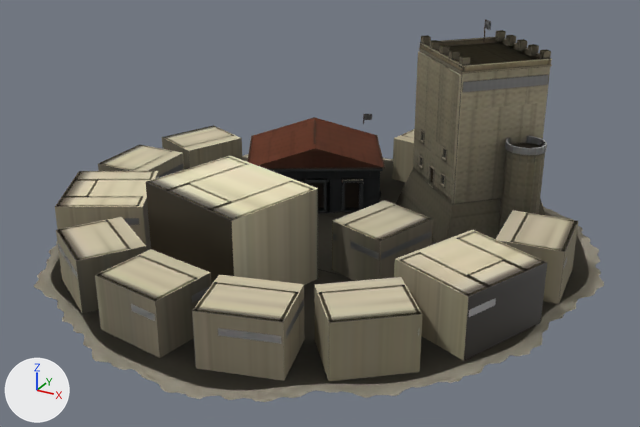
One commit to the glTF model src/assets/map/towns/kingdoms-town-medium-a-israelite.glb: the scene before it, then after it.
One viewpoint serves both versions: a 50 mm camera at (4.2, -7.56, 4.13) aimed at (0.19, -0.29, 0.49). Every picture has the same lights, and +X, +Y and +Z are marked at lower left. The picture after the commit comes second. Where no turn or scale is listed for an object, it has been applied to the vertices. Vertices at exactly the same position are counted once.
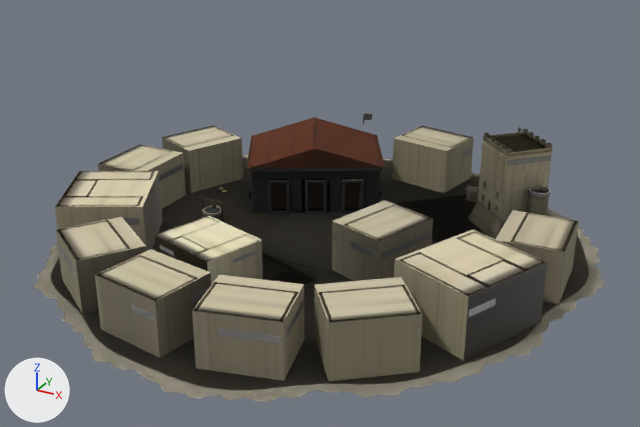
Pixel boxes (x1, y1, x2, y2) of what changed, in the pictures (640 x 427 px; the box of a moved part takes in the faces that stretch with it):
'Mesh_2', reshaped (18% shorter)
    before: (55, 69, 578, 381)
    after: (55, 125, 578, 381)
'Mesh_0', reshaped (25% shorter)
    before: (34, 19, 604, 402)
    after: (34, 114, 604, 402)
'Mesh_1', reshaped
    before: (258, 60, 576, 309)
    after: (249, 144, 575, 315)
part 1 of me_mesh_0, moved or reshaped (not visible afterwards)
    before: (463, 75, 549, 92)
part 2 of me_mesh_0, moved or reshaped
    before: (419, 42, 552, 74)
    after: (483, 135, 553, 157)
part 3 of me_mesh_0, moved or reshaped
    before: (420, 38, 551, 72)
    after: (483, 133, 552, 156)
part 4 of me_mesh_0, moved or reshaped
    before: (421, 43, 465, 67)
    after: (485, 137, 508, 153)
part 5 of me_mesh_0, moved or reshaped
    before: (462, 58, 551, 67)
    after: (508, 148, 551, 153)
part 6 of me_mesh_0, deleted
    before: (148, 19, 551, 220)
part 7 of me_mesh_0, reshaped
    after: (157, 216, 260, 263)
part 8 of me_mesh_0, cut back
    before: (396, 50, 550, 243)
    after: (464, 127, 552, 239)
part 9 of me_mesh_1, moved or reshaped
    before: (529, 67, 550, 102)
    after: (541, 152, 552, 169)
part 10 of me_mesh_1, moved or reshaped
    before: (511, 144, 540, 148)
    after: (533, 190, 547, 193)
part 11 of me_mesh_2, moved or reshaped
    before: (525, 69, 546, 104)
    after: (539, 154, 549, 187)
part 12 of me_mesh_2, moved or reshaped
    before: (146, 155, 318, 285)
    after: (155, 216, 263, 285)
part 13 of me_mesh_2, moved or reshaped (not visible before)
    after: (492, 191, 545, 234)

The edits, one by one:
me_mesh_0 is used by ob_mesh_0; location (-3.065, 2.879, 0.0).
me_mesh_0 had 12318 vertices, 19777 faces and spanned x 0.0..6.05, y -5.93..0.0, z 0.0..2.29.
me_mesh_0 now has 12304 vertices, 19777 faces and spans x 0.0..6.05, y -5.93..0.0, z 0.0..1.2.
me_mesh_0 part 1: the loose piece of 8 vertices spanning x 4.38..5.04, y -2.28..-1.6, z 1.7..1.8 is scaled about its middle by (0.00655, 0.00659, 0.658), then moved by (0.01, 0.06, -1.24), in mat_town.
me_mesh_0 part 2: the loose piece of 38 vertices spanning x 3.59..5.06, y -2.3..-0.84, z 1.89..1.9 is scaled about its middle by (0.524, 0.524, 0.535), then moved by (0.45, 0.0, -0.9).
me_mesh_0 part 3: the loose piece of 60 vertices spanning x 3.6..5.05, y -2.29..-0.85, z 1.9..1.96 is scaled about its middle by 0.524, then moved by (0.45, 0.0, -0.92).
me_mesh_0 part 4: the loose piece of 12 vertices spanning x 3.6..4.39, y -2.3..-1.53, z 1.95..1.96 is scaled about its middle by (0.524, 0.524, 0.519), then moved by (0.61, 0.16, -0.93).
me_mesh_0 part 5: the loose piece of 8 vertices spanning x 4.36..5.06, y -2.3..-1.57, z 1.95..1.96 is scaled about its middle by (0.524, 0.524, 0.519), then moved by (0.27, 0.17, -0.93).
me_mesh_0 part 6: 81 loose pieces with 1434 vertices, spanning x 1.98..5.18, y -4.66..-0.84, z 0.0..2.29, are deleted.
me_mesh_0 part 7: 314 vertices removed from x 1.98..3.5, y -4.66..-3.32, z 0.0..0.89; 1284 vertices added at x 2.28..3.2, y -4.8..-3.97, z 0.0..0.6.
me_mesh_0 part 8: 8 vertices moved within x 3.06..5.08, y -2.34..-0.74, z 0.0..0.47; 320 vertices removed from x 3.06..5.28, y -2.52..-0.62, z 0.0..1.89; 758 vertices added at x 4.11..5.28, y -2.07..-1.07, z 0.0..1.2.
Other edits to the shape of me_mesh_0 do not show in these pictures.
me_mesh_1 is used by ob_mesh_1; location (-3.065, 2.879, 0.0).
me_mesh_1 had 5898 vertices, 5005 faces and spanned x 0.0..6.05, y -5.93..0.0, z 0.0..2.29.
me_mesh_1 now has 5888 vertices, 5005 faces and spans x 0.0..6.05, y -5.93..0.0, z 0.0..1.2.
me_mesh_1 part 9: the loose piece of 15 vertices spanning x 4.38..5.05, y -2.29..-1.6, z 0.5..1.88 is scaled about its middle by 0.524, then moved by (0.27, 0.18, -0.57).
me_mesh_1 part 10: the loose piece of 67 vertices spanning x 4.77..5.17, y -2.11..-1.71, z 0.0..1.09 is scaled about its middle by 0.524, then moved by (0.15, 0.16, -0.26).
Other edits to the shape of me_mesh_1 do not show in these pictures.
me_mesh_2 is used by ob_mesh_2; location (-3.065, 2.879, 0.0).
me_mesh_2 had 603 vertices, 625 faces and spanned x 0.0..6.05, y -5.93..0.0, z 0.0..1.9.
me_mesh_2 now has 603 vertices, 625 faces and spans x 0.0..6.05, y -5.93..0.0, z 0.0..1.0.
me_mesh_2 part 11: the loose piece of 10 vertices spanning x 4.71..5.05, y -1.95..-1.6, z 0.5..1.88 is scaled about its middle by 0.524, then moved by (0.19, 0.1, -0.57).
me_mesh_2 part 12: the loose piece of 8 vertices spanning x 1.98..3.51, y -4.67..-3.29, z 0.0..0.99 is scaled about its middle by 0.61, then moved by (0.0, -0.4, -0.19).
me_mesh_2 part 13: 1 vertex moved within x 5.08, y -1.79, z 0.0; 35 vertices removed from x 3.38..5.28, y -2.52..-0.62, z 0.0..0.47; 39 vertices added at x 4.28..5.28, y -2.07..-1.07, z 0.0..0.57.
Other edits to the shape of me_mesh_2 do not show in these pictures.
